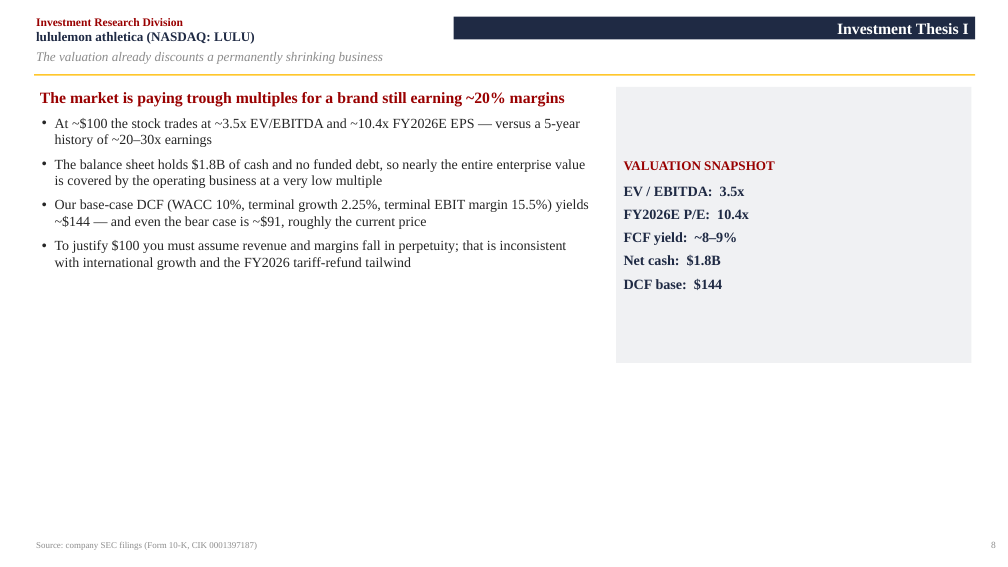
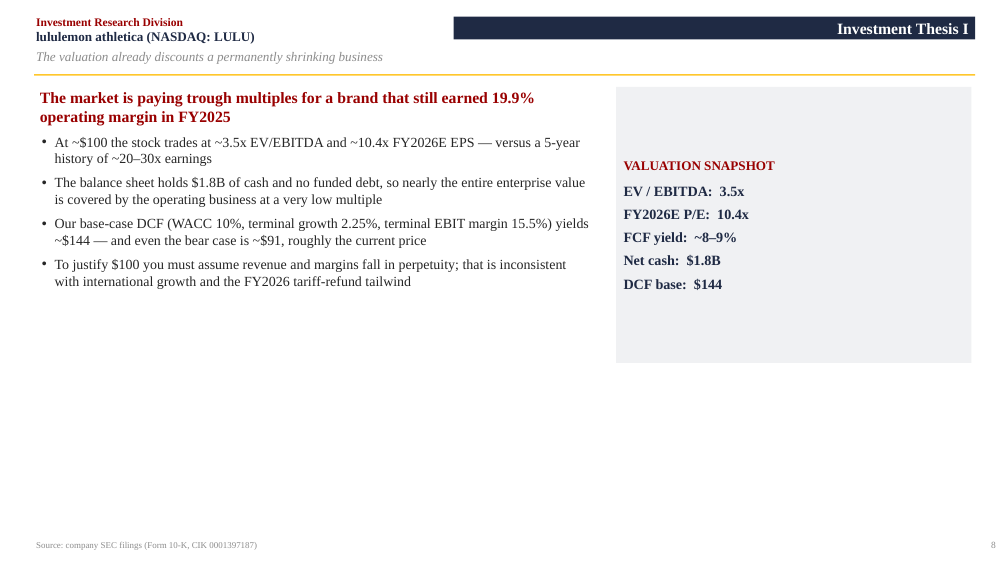
Before and after one commit to vengeanceaiUSC/RM, a slide deck: slide 9 of LULU/LULU_Investment_Pitch_Deck.pptx. Drawn at 1008x567 pixels with LibreOffice and Linux fonts; fonts in the diff are those of the drawing. Boxes give left, top, right and bottom in pixels: in the first picture for what was removed or moved away, otherwise in the second. Text is boxed around its words. In the diff, an @@ line names an element or a change of style, - is before the commit and + after.

```diff
--- a/LULU/LULU_Investment_Pitch_Deck.pptx
+++ b/LULU/LULU_Investment_Pitch_Deck.pptx
@@ text at bbox=[40, 92, 535, 126]: text changed @@
-The market is paying trough multiples for a brand still earning ~20% margins
+The market is paying trough multiples for a brand that still earned 19.9% operating margin in FY2025
```
Also in this commit, not shown: 1 other slide changed, 5 other files.
